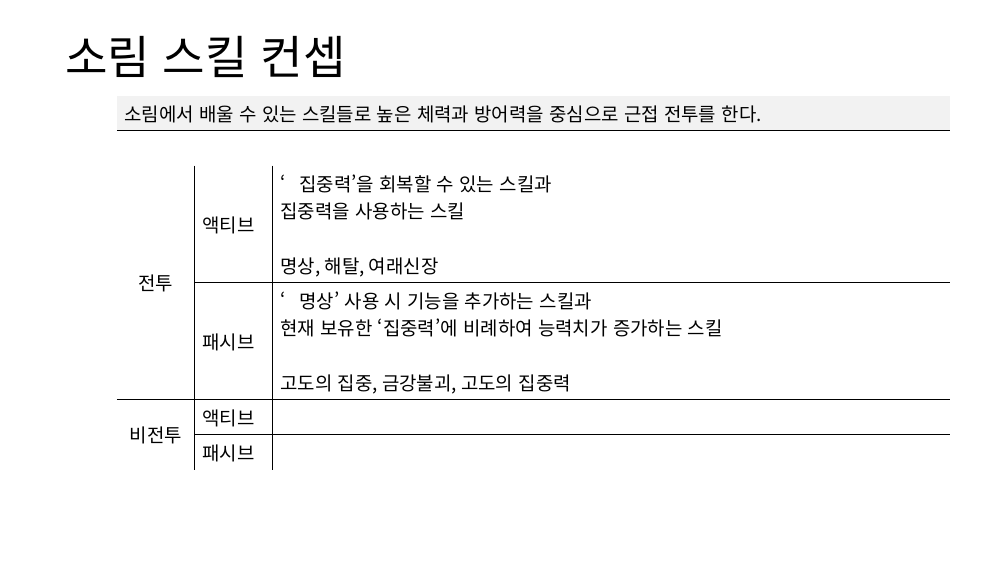
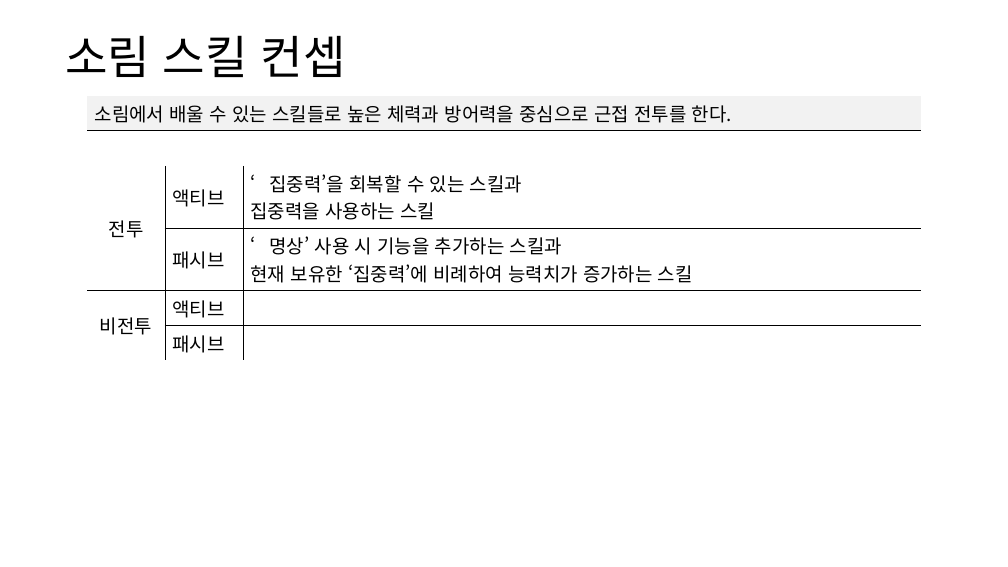
Before and after one commit to yjk0401/unityenginebasic_9th, a slide deck: slide 7 of 기획/방랑엽사전/스킬 기획서.pptx. Drawn at 1008x567 pixels with LibreOffice and Linux fonts; fonts in the diff are those of the drawing. Boxes give left, top, right and bottom in pixels: in the first picture for what was removed or moved away, otherwise in the second. Text is boxed around its words. In the diff, an @@ line names an element or a change of style, - is before the commit and + after.

```diff
--- a/기획/방랑엽사전/스킬 기획서.pptx
+++ b/기획/방랑엽사전/스킬 기획서.pptx
@@ table at (87, 96, 920, 357) @@
-row 3, column 3: ‘집중력’을 회복할 수 있는 스킬과 / 집중력을 사용하는 스킬 / 명상, 해탈, 여래신장
+row 3, column 3: ‘집중력’을 회복할 수 있는 스킬과 / 집중력을 사용하는 스킬
-row 4, column 3: ‘명상’ 사용 시 기능을 추가하는 스킬과 / 현재 보유한 ‘집중력’에 비례하여 능력치가 증가하는 스킬 / 고도의 집중, 금강불괴, 고도의 집중력
+row 4, column 3: ‘명상’ 사용 시 기능을 추가하는 스킬과 / 현재 보유한 ‘집중력’에 비례하여 능력치가 증가하는 스킬
@@ table: place and size @@
-table at (117, 96, 951, 466)
+table at (87, 96, 920, 357)
```
Also in this commit, not shown: 14 other slides changed, 4 slides added, 3 other files.
